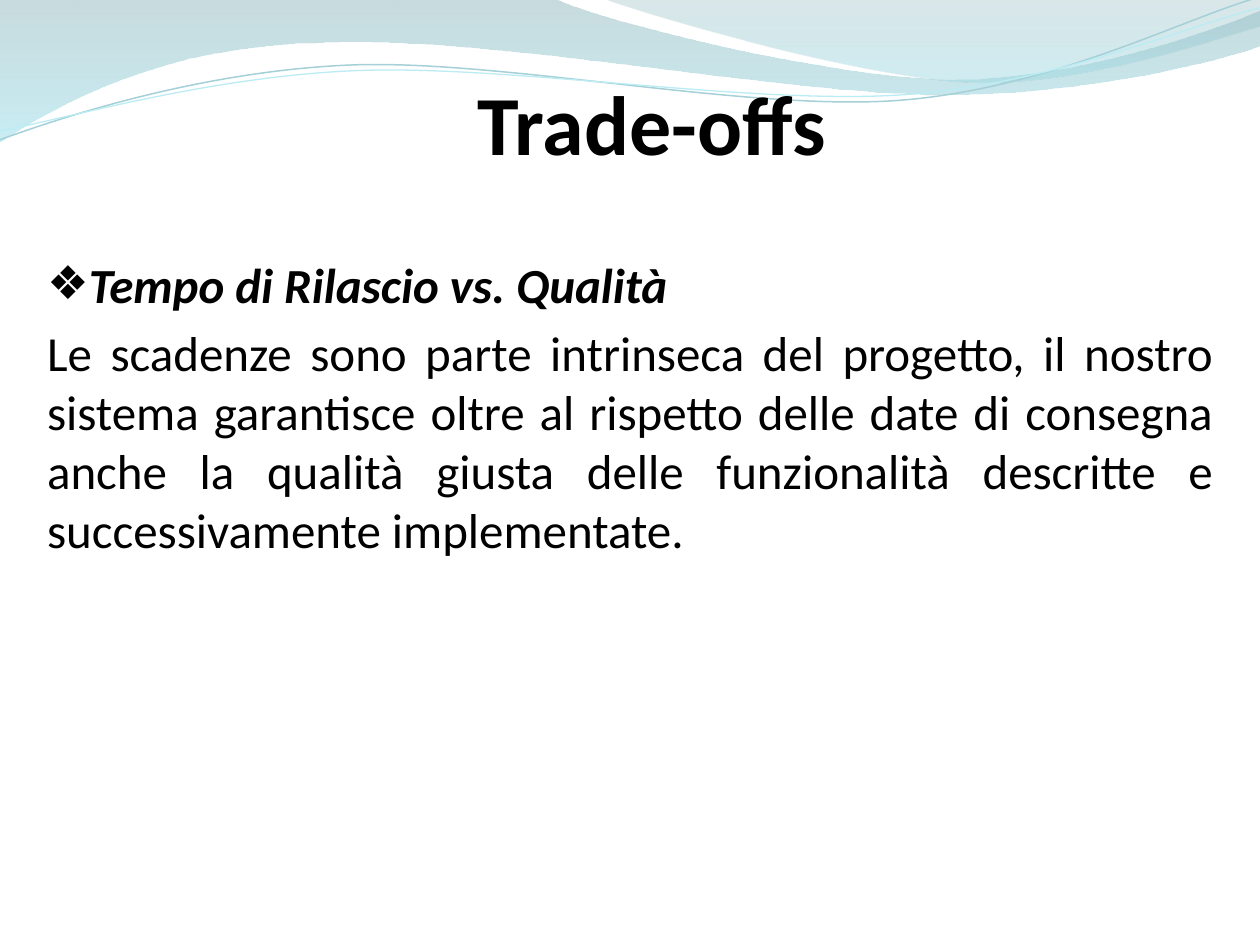
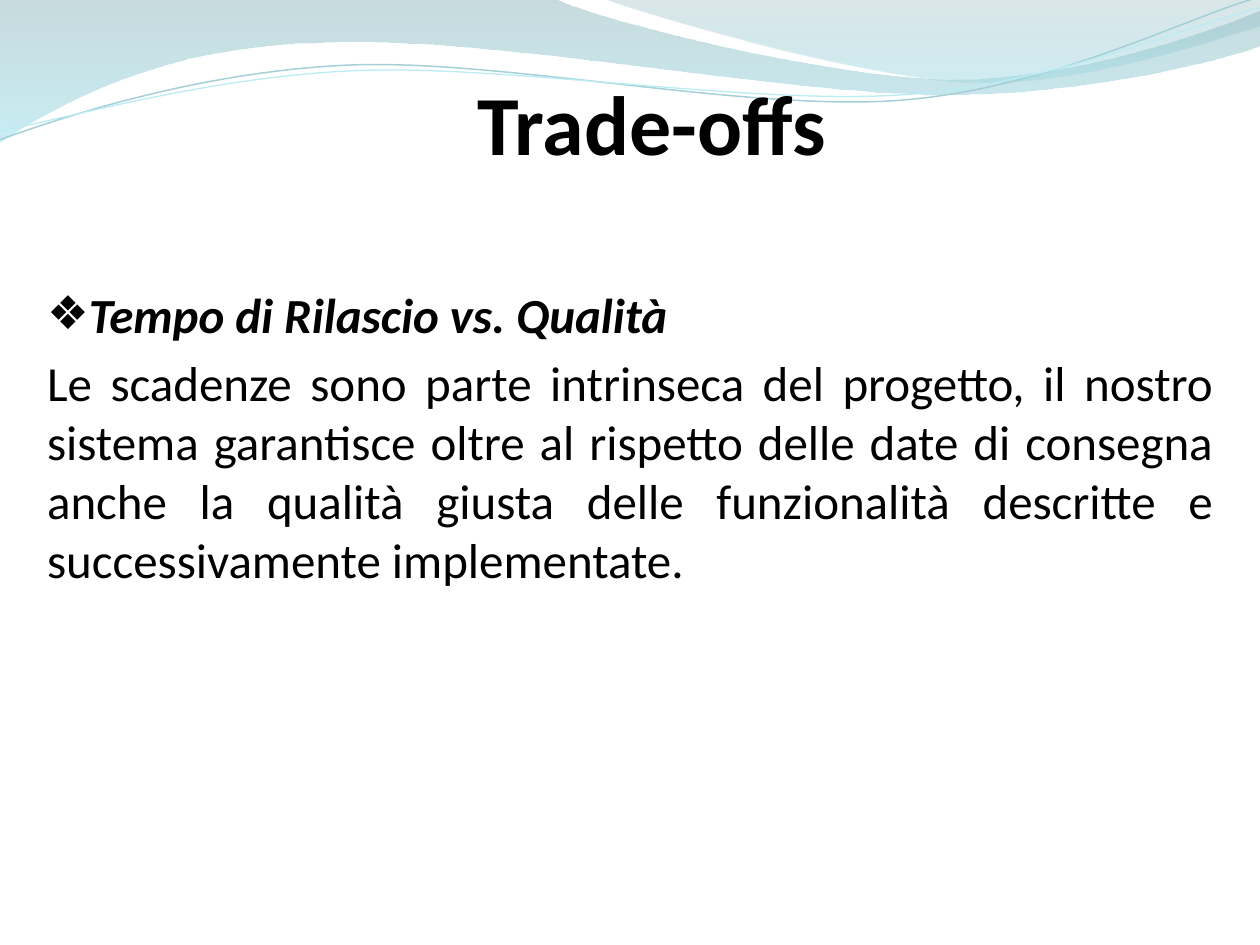
Before and after one commit to ammirate/at-silo, a slide deck: slide 14 of Presentazione/Atsilo1/Micco/Atsilo_A_Micco.pptx. Drawn at 1260x945 pixels with LibreOffice and Linux fonts; fonts in the diff are those of the drawing. Boxes give left, top, right and bottom in pixels: in the first picture for what was removed or moved away, otherwise in the second. Text is boxed around its words. In the diff, an @@ line names an element or a change of style, - is before the commit and + after.

```diff
--- a/Presentazione/Atsilo1/Micco/Atsilo_A_Micco.pptx
+++ b/Presentazione/Atsilo1/Micco/Atsilo_A_Micco.pptx
@@ text "Tempo di Rilascio vs. Qualità": place and size @@
-text "Tempo di Rilascio vs. Qualità" at [47, 268, 1213, 556]
+text "Tempo di Rilascio vs. Qualità" at [47, 298, 1213, 586]
```
Also in this commit, not shown: 6 other slides changed.
